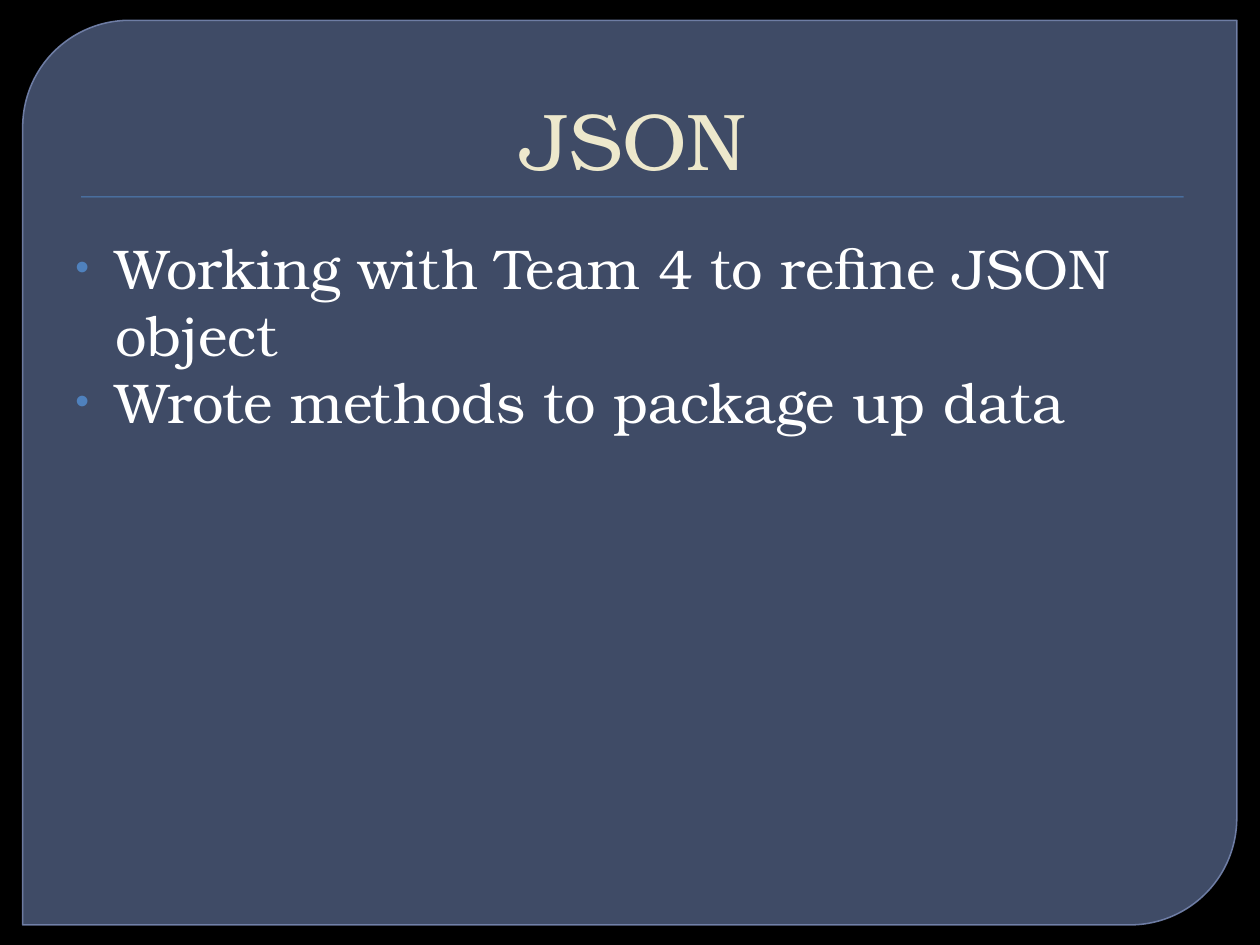
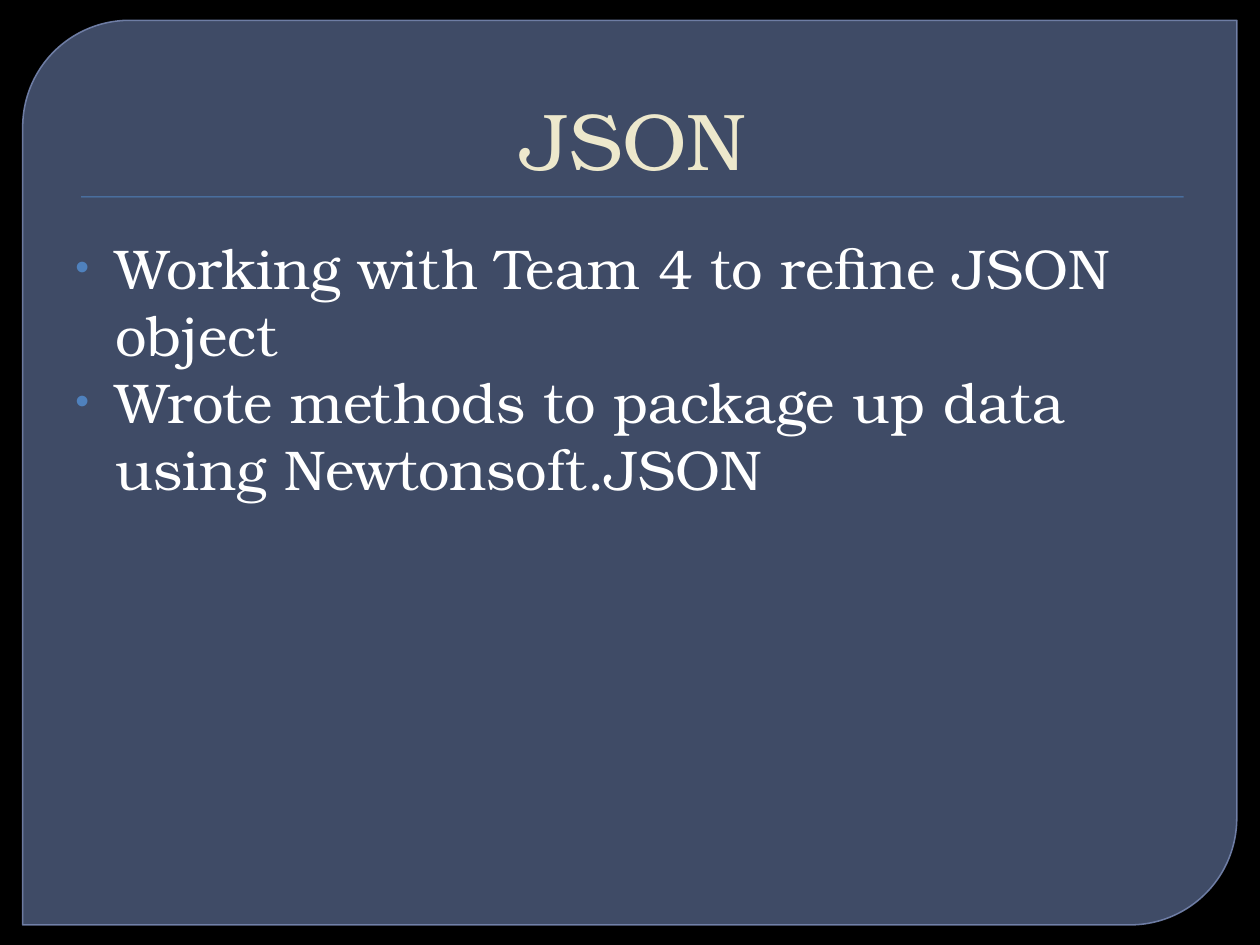
Before and after one commit to ameindygogirl/FishSeniorProject, a slide deck: slide 9 of Briefings/Briefing6.pptx. Drawn at 1260x945 pixels with LibreOffice and Linux fonts; fonts in the diff are those of the drawing; background and template pictures are left out. Boxes give left, top, right and bottom in pixels: in the first picture for what was removed or moved away, otherwise in the second. Text is boxed around its words. In the diff, an @@ line names an element or a change of style, - is before the commit and + after.

```diff
--- a/Briefings/Briefing6.pptx
+++ b/Briefings/Briefing6.pptx
@@ text at box(116, 383, 1066, 504): text changed @@
-• Wrote methods to package up data
+• Wrote methods to package up data using Newtonsoft.JSON
```
Also in this commit, not shown: 1 slide added, 6 other files.
